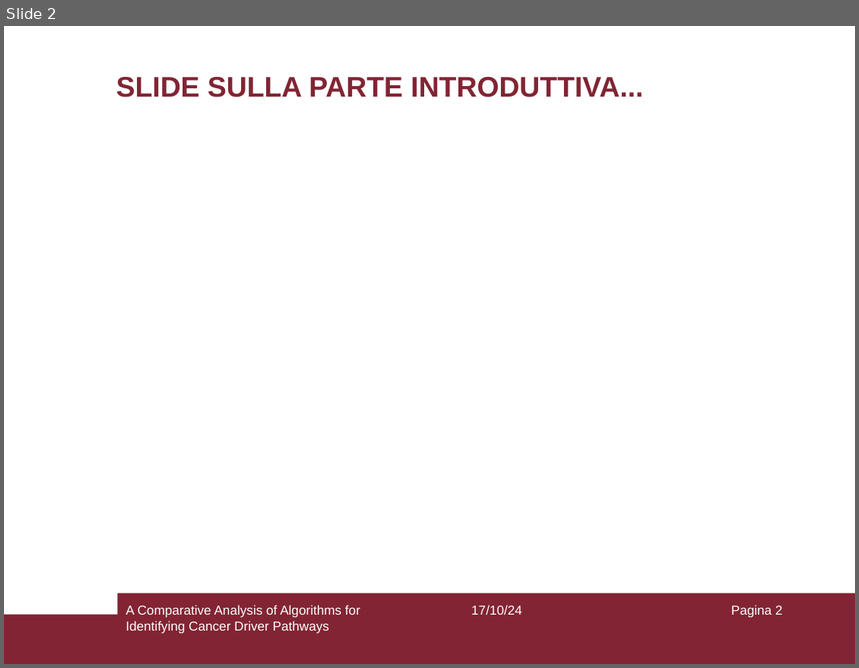
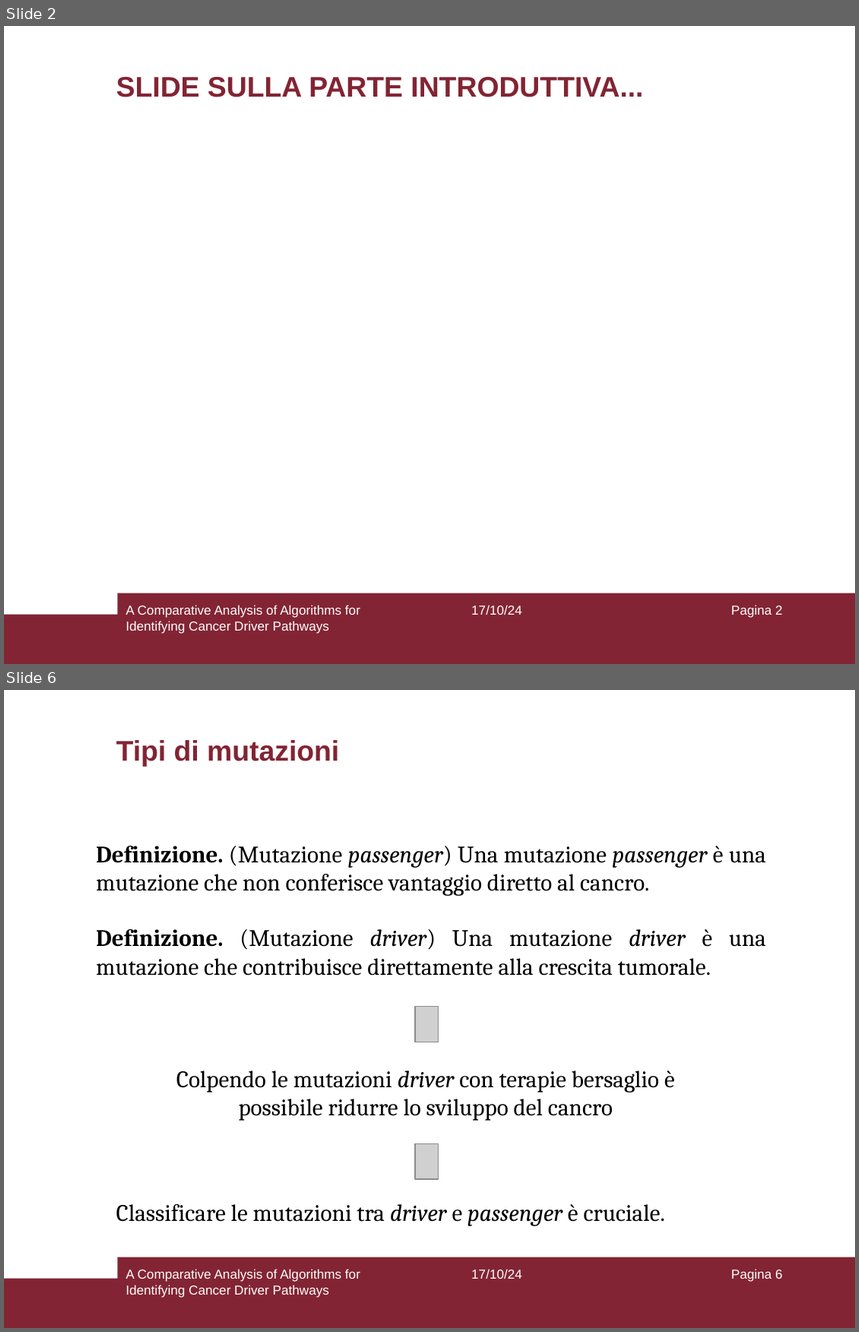
Before and after one commit to aflaag/bsc-thesis, a slide deck: presentation/slides.odp. Shown one above the other, each under a label of ours: slide 2 before the commit, slides 2 and 6 after it; the slides between them are not shown. The pictures are 859x668 and 859x1332 pixels, drawn with LibreOffice and Linux fonts; fonts in the diff are those of the drawing; grey boxes stand for pictures. Boxes give left, top, right and bottom in pixels: in the first picture for what was removed or moved away, otherwise in the second. Text is boxed around its words. In the diff, an @@ line names an element or a change of style, - is before the commit and + after.

```diff
--- a/presentation/slides.odp
+++ b/presentation/slides.odp
@@ slide 6 added at [4, 690, 855, 1328], background #FFFFFF; not listed: 2 template elements that a slide beside it also shows @@
@@ title added at [116, 740, 339, 766], 24 pt, text #822433, bold @@
+Tipi di mutazioni
@@ text added at [96, 846, 766, 896], 20 pt, text #000000 @@
+Definizione. (Mutazione passenger) Una mutazione passenger è una mutazione che non conferisce vantaggio diretto al cancro.
@@ text added at [96, 929, 766, 976], 20 pt, text #000000 @@
+Definizione. (Mutazione driver) Una mutazione driver è una mutazione che contribuisce direttamente alla crescita tumorale.
@@ picture added at [416, 1006, 439, 1042] @@
@@ text added at [177, 1071, 675, 1121], 20 pt, text #000000 @@
+Colpendo le mutazioni driver con terapie bersaglio è possibile ridurre lo sviluppo del cancro
@@ picture added at [416, 1143, 439, 1179] @@
@@ text added at [116, 1205, 665, 1227], 20 pt, text #000000 @@
+Classificare le mutazioni tra driver e passenger è cruciale.
@@ text added at [126, 1269, 360, 1298], 11 pt, text #FFFFFF @@
+A Comparative Analysis of Algorithms for Identifying Cancer Driver Pathways
@@ text added at [471, 1269, 522, 1279], 11 pt, text #FFFFFF @@
+17/10/24
@@ page number added at [731, 1269, 783, 1282], 11 pt, text #FFFFFF @@
+Pagina 6
```
Also in this commit, not shown: 1 slide changed, 15 other slides added, 2 other files.
